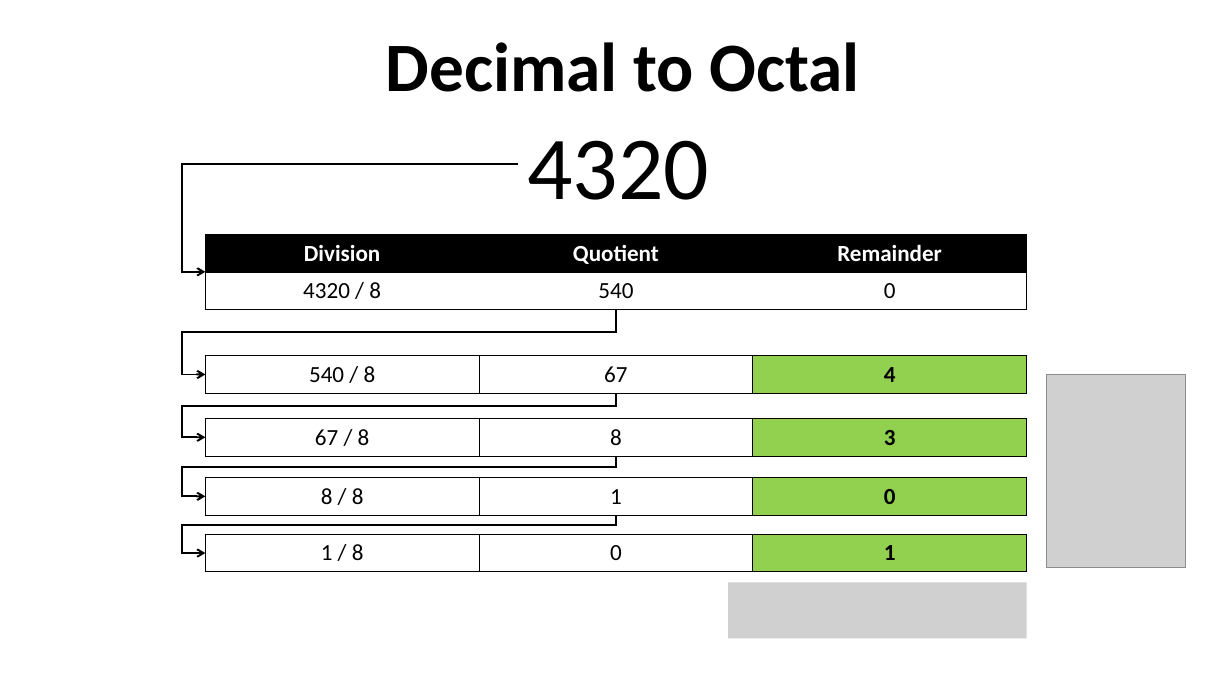
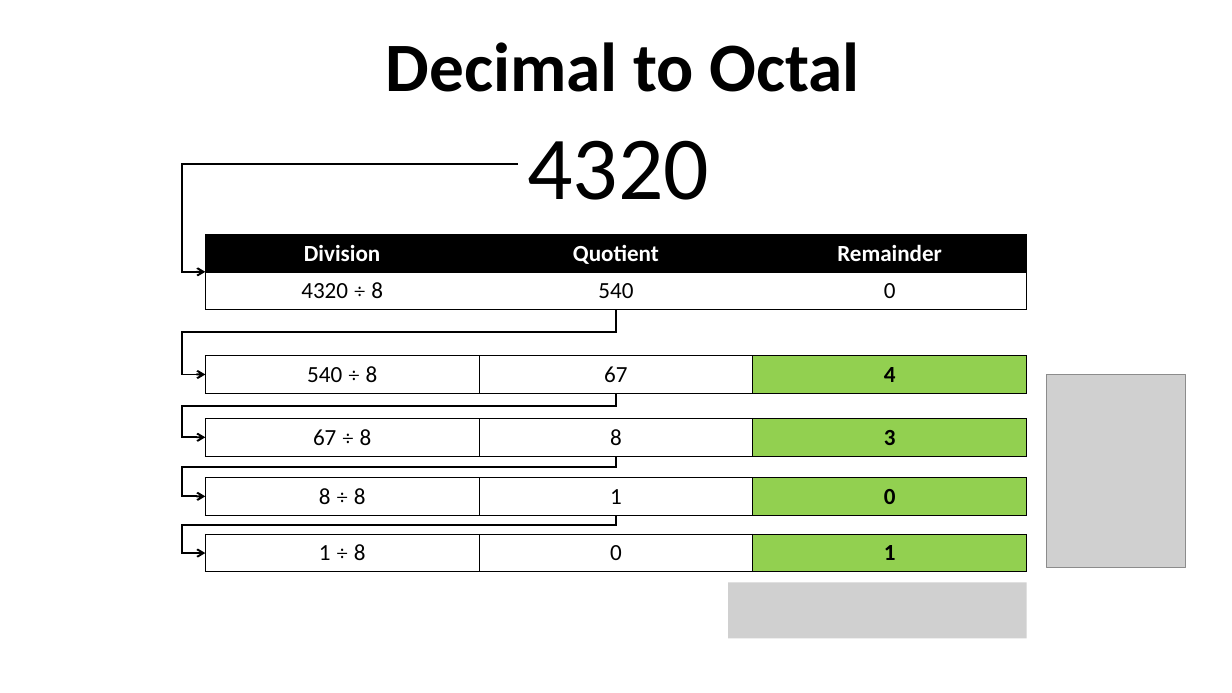
Before and after one commit to jamenggay/CCINCOML, a slide deck: slide 16 of Part 4 - Number System/Number System Conversion.pptx. Drawn at 1232x693 pixels with LibreOffice and Linux fonts; fonts in the diff are those of the drawing; grey boxes stand for pictures; background and template pictures are left out. Boxes give left, top, right and bottom in pixels: in the first picture for what was removed or moved away, otherwise in the second. Text is boxed around its words. In the diff, an @@ line names an element or a change of style, - is before the commit and + after.

Commit message:
updated slides

```diff
--- a/Part 4 - Number System/Number System Conversion.pptx
+++ b/Part 4 - Number System/Number System Conversion.pptx
@@ table at <box>205,235,1026,310</box> @@
-row 2, column 1: 4320 / 8
+row 2, column 1: 4320 ÷ 8
@@ table at <box>205,356,1026,394</box> @@
-row 1, column 1: 540 / 8
+row 1, column 1: 540 ÷ 8
@@ table at <box>205,419,1026,457</box> @@
-row 1, column 1: 67 / 8
+row 1, column 1: 67 ÷ 8
@@ table at <box>205,478,1026,516</box> @@
-row 1, column 1: 8 / 8
+row 1, column 1: 8 ÷ 8
@@ table at <box>205,534,1026,572</box> @@
-row 1, column 1: 1 / 8
+row 1, column 1: 1 ÷ 8
```
Also in this commit, not shown: 1 other slide changed, 1 other file.
